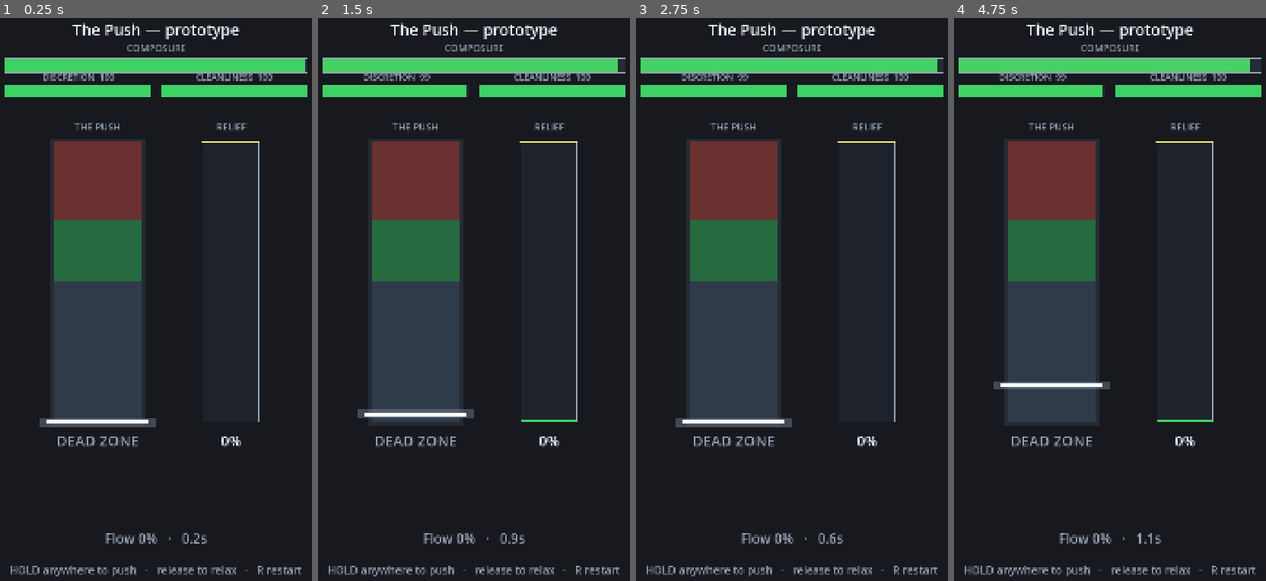
Above: before the commit, frames 1-4 (left to right).
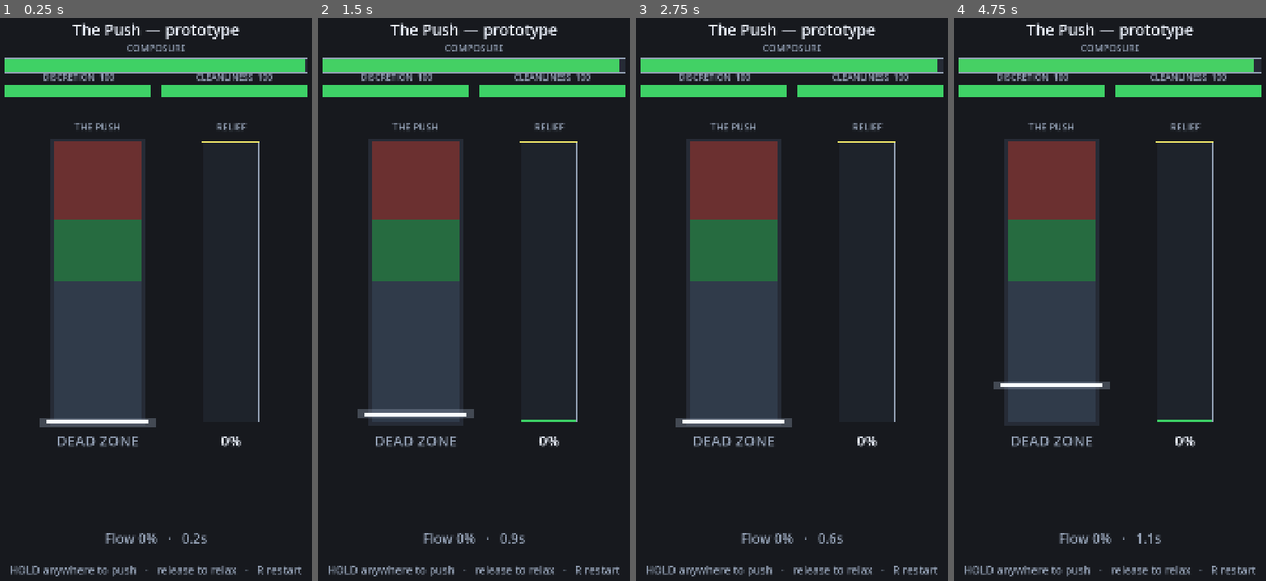
Above: after the commit, the same moments.

Repository: CodeMasterMike/poo-sim
Game: Godot game, scene res://scenes/sit/push_prototype.tscn
Same seed, same stepped clock (60 frames per second), same inputs: the game is played once before the commit and once after it.
Inputs (mouse positions are in pixels of both pictures, inside the frame that each line leads up to):
- Up to frame 1 (0.25 s): no input
- Up to frame 2 (1.5 s): tap Enter at 0.5 s; move the mouse to (548, 282) at 0.52 s; tap R at 0.6 s; click (548, 282) at 0.67 s; tap Space at 0.77 s; drag from (405, 344) to (458, 434) at 1.27 s
- Up to frame 3 (2.75 s): move the mouse to (826, 181) at 2.02 s; tap R at 2.1 s; click (826, 181) at 2.17 s
- Up to frame 4 (4.75 s): drag from (1094, 434) to (1007, 220) at 2.77 s; move the mouse to (1212, 406) at 3.52 s; tap R at 3.6 s; click (1212, 406) at 3.67 s; tap Space at 3.77 s; drag from (1007, 220) to (1060, 158) at 4.27 s

The runs differ from the first frame. In frame 2, 0.3% of the frame differs, in the area x 13-97%, y 7-15%; in frame 3, 0.2%; in frame 4, 0.3%.

Commit message:
Retune the sit and give The Knock a grace window
Scripted-input measurement (see the auto-player in the following commit)
turned up four faults that no-input runs could never have shown.

The sit was unwinnable. A clean run - 0.95 flow ratio, zero splashes,
both knocks handled - still lost at 52s with Relief at 92%, because 60s of
Composure did not cover the ~57s ideal fill once needle ramp-up, Knock
freezes and oscillation outside the band were counted. Composure now runs
80s, and the same run wins at 51.7s for 767 points and two stars.

Red was strictly dominated. Measured at 1.79%/s it filled SLOWER than
flow (2.2%/s) once splash stalls were counted, while also wiping
Discretion in five seconds and costing 12 Cleanliness every 1.5s. Nobody
would ever take it, which deleted the whole risk/reward decision behind
The Push. fill_red 3.4 -> 4.5 and red_strain_time 1.5 -> 2.5 make a short
burst free and net ~3.0%/s measured; red_noise_rate 20 -> 5 turns a 2s dip
into a ~10 point Discretion gamble rather than a wipe.

Discretion was un-earnable. Ambient smell at 1.0/s bled -55 over a full
sit before any hazard fired, so even flawless play ended near zero and the
300-point axis was dead weight. 0.35/s makes it a nuisance (~-19).

The Knock had no reaction window at all. Being mid-push on the very first
frame of the freeze failed you instantly - a human reacting 100ms late had
no chance. HazardSlot gains a `grace` window (generic, so Jolt and Buzz
inherit it) that forgives holding for the first fraction of the freeze but
not beyond it. The grey-box knocks use 0.35s for the teaching one and
0.15s for the tighter second, matching the difficulty curve's generous-
early/tight-late intent.

Tests: 11 across sim, knock and triggers, including releasing inside the
grace window passing and holding past it still failing.

Co-Authored-By: Claude Opus 4.8 <noreply@anthropic.com>

Diff:
--- a/scripts/content/level_greybox.gd
+++ b/scripts/content/level_greybox.gd
@@ -16,7 +16,8 @@
 	# OPEN — a calm stretch to read the Flow Zone, then the first reaction test.
 	# The knock lands somewhere in 4.5-7.5s: jitter is rolled once from the match
 	# seed, so it varies run to run but is identical for a given seed.
-	t.append(SimEvent.knock(6.0, 1.5, 2.0, 40.0).with_jitter(1.5))
+	# Generous 0.35s grace on the first one — it's the teaching knock.
+	t.append(SimEvent.knock(6.0, 1.5, 2.0, 40.0, 0.35).with_jitter(1.5))
 
 	# MIDDLE — escalation paced by progress, not the clock.
 	# At ~30% Relief the zone narrows and drifts up: a stubborn stretch that
@@ -30,7 +31,8 @@
 	# A second, tighter knock (shorter telegraph, steeper cost) somewhere around
 	# the halfway mark — proof that multiple knocks per sit work, and that a
 	# hazard can be scheduled off progress.
-	t.append(SimEvent.knock(0.0, 1.0, 2.0, 45.0).on_relief(55.0).with_jitter(8.0))
+	# Tighter: shorter telegraph, steeper cost, and only 0.15s of grace.
+	t.append(SimEvent.knock(0.0, 1.0, 2.0, 45.0, 0.15).on_relief(55.0).with_jitter(8.0))
 
 	# A breather: the zone widens and settles back down.
 	t.append(SimEvent.flow_zone(0.0, [Vector2(0.48, 0.70)], 2.0).on_relief(68.0))
--- a/scripts/sim/hazard_slot.gd
+++ b/scripts/sim/hazard_slot.gd
@@ -18,3 +18,8 @@
 var cost: float = 0.0            ## meter damage applied on failure
 var failed: bool = false         ## did the player blow the reaction?
 var stalls_relief: bool = false  ## while ACTIVE, does this hazard freeze The Push?
+## Forgiveness at the START of the ACTIVE window, in seconds. Human reaction time
+## is ~200ms; without this, being mid-push on the very first frame of a freeze is
+## an instant fail with no window at all. Tighten it in later worlds (the
+## difficulty curve wants generous windows early, tight ones late).
+var grace: float = 0.0
--- a/scripts/sim/hazards/knock.gd
+++ b/scripts/sim/hazards/knock.gd
@@ -22,6 +22,7 @@
 	slot.timer = payload.telegraph
 	slot.active_len = payload.freeze
 	slot.cost = payload.discretion_cost
+	slot.grace = payload.grace
 	state.hazards.append(slot)
 
 
@@ -36,8 +37,11 @@
 		HazardSlot.Phase.ACTIVE:
 			var bleed := (100.0 / level.composure_seconds) * FREEZE_COMPOSURE_MULT * dt
 			state.composure = maxf(0.0, state.composure - bleed)
-			# One push during the freeze is enough — they heard you.
-			if intent.holding and not slot.failed:
+			# One push during the freeze is enough — they heard you. But the first
+			# `grace` seconds are forgiven: you get a beat to actually let go,
+			# instead of failing on the very first frame for being mid-push.
+			var since_freeze_began := slot.active_len - slot.timer
+			if intent.holding and not slot.failed and since_freeze_began >= slot.grace:
 				slot.failed = true
 				state.apply_meter(SimState.Meter.DISCRETION, -slot.cost)
 			slot.timer -= dt
--- a/scripts/sim/level_def.gd
+++ b/scripts/sim/level_def.gd
@@ -27,19 +27,32 @@
 ## never out-race Composure — doing nothing must lose, not win.
 @export var fill_dead: float = 0.5
 @export var fill_flow: float = 2.2
-@export var fill_red: float = 3.4
+## Red must be a genuine temptation, not a trap. At 4.5 with the splash duty
+## cycle below it nets ~3.4%/s — about 1.5x flow. (At 3.4 it netted *less* than
+## flow once stalls were counted, so the greedy line was strictly dominated and
+## nobody would ever take it.)
+@export var fill_red: float = 4.5
 
 # --- Red-zone risk ---
-@export var red_strain_time: float = 1.5   ## seconds camping red before a splash fires
+## 2.5s of strain means a short red burst is free, which makes red a tactical
+## dip rather than a punish; sustained camping still splashes repeatedly.
+@export var red_strain_time: float = 2.5   ## seconds camping red before a splash fires
 @export var splash_stall_time: float = 0.5 ## seconds Relief is frozen after a splash
 
 # --- Four-meter tuning ---
-@export var composure_seconds: float = 60.0    ## full Composure lasts ~this long at flow baseline
+## 80s of Composure against a ~57s ideal fill. At 60 even a flawless run ran out
+## of clock at ~92% Relief — the sit was literally unwinnable.
+@export var composure_seconds: float = 80.0    ## full Composure lasts ~this long at flow baseline
 @export var composure_drain_dead: float = 1.7  ## drain multiplier while in the dead zone
 @export var composure_drain_red: float = 1.3   ## drain multiplier while in the red zone
 @export var splash_cleanliness_hit: float = 12.0 ## Cleanliness lost per splash
-@export var red_noise_rate: float = 20.0       ## Discretion lost per second camping red (noise)
-@export var smell_rate: float = 1.0            ## Discretion lost per second (ambient smell)
+## A 2s red burst should cost ~10 Discretion, not wipe the meter. At 20/s red
+## emptied Discretion in five seconds flat.
+@export var red_noise_rate: float = 5.0        ## Discretion lost per second camping red (noise)
+## Ambient bleed over a full sit should be a nuisance (~-19), not most of the
+## meter. At 1.0/s a flawless run still ended near zero, making the 300-point
+## Discretion axis all but un-earnable.
+@export var smell_rate: float = 0.35           ## Discretion lost per second (ambient smell)
 @export var detect_threshold: float = 35.0     ## Discretion below this = a detection event
 
 # --- Timeline (SimEvent is RefCounted, so this is runtime-only, not exported) ---
--- a/scripts/sim/sim_event.gd
+++ b/scripts/sim/sim_event.gd
@@ -80,8 +80,9 @@
 	return SimEvent.new(t, Kind.PROMPT, PromptPayload.new(text, hold))
 
 
-static func knock(t: float, telegraph: float, freeze: float, discretion_cost: float) -> SimEvent:
-	return SimEvent.new(t, Kind.KNOCK, KnockPayload.new(telegraph, freeze, discretion_cost))
+static func knock(t: float, telegraph: float, freeze: float, discretion_cost: float,
+		grace: float = 0.25) -> SimEvent:
+	return SimEvent.new(t, Kind.KNOCK, KnockPayload.new(telegraph, freeze, discretion_cost, grace))
 
 
 # --- Typed payloads (inner classes: referenced as SimEvent.FlowZonePayload etc.) ---
@@ -114,7 +115,9 @@
 	var telegraph: float        ## warning window before the freeze (seconds)
 	var freeze: float           ## the reaction window — release and hold still (seconds)
 	var discretion_cost: float  ## Discretion lost if a push lands during the freeze
-	func _init(tg: float, fz: float, dc: float) -> void:
+	var grace: float            ## seconds of forgiveness at the start of the freeze
+	func _init(tg: float, fz: float, dc: float, gr: float) -> void:
 		telegraph = tg
 		freeze = fz
 		discretion_cost = dc
+		grace = gr
--- a/tests/test_knock_hazard.gd
+++ b/tests/test_knock_hazard.gd
@@ -68,6 +68,28 @@
 	assert_eq(state.discretion, 60.0, "Discretion should crater by exactly the cost, once")
 
 
+## The grace window forgives human reaction time: still mid-push when the freeze
+## begins is fine, as long as you let go within it. Freeze starts ~step 179 and
+## the default 0.25s grace covers ~15 steps, so releasing at 190 is in time.
+func test_grace_window_forgives_a_late_release() -> void:
+	var release_late := func(s: int) -> bool: return s < 190
+	var state := _run(_make_knock_level, 1337, release_late, int(6.0 / SimClock.FIXED_DT))
+
+	assert_false(state.last_hazard_failed, "releasing inside the grace window must still pass")
+	assert_eq(state.hazards_passed, 1, "a late-but-in-time release should count as passed")
+	assert_eq(state.discretion, 100.0, "no Discretion cost when the release lands in grace")
+
+
+## Holding past the grace window still fails — grace forgives reaction time, not
+## ignoring the knock outright.
+func test_holding_past_grace_still_fails() -> void:
+	var hold_through := func(s: int) -> bool: return s >= 180 and s < 300
+	var state := _run(_make_knock_level, 1337, hold_through, int(6.0 / SimClock.FIXED_DT))
+
+	assert_true(state.last_hazard_failed, "holding beyond the grace window must fail")
+	assert_eq(state.discretion, 60.0, "Discretion craters by the cost, once")
+
+
 ## The freeze stalls Relief: it doesn't accrue across the freeze even while
 ## holding (which would otherwise fill fastest).
 func test_freeze_stalls_relief() -> void:
